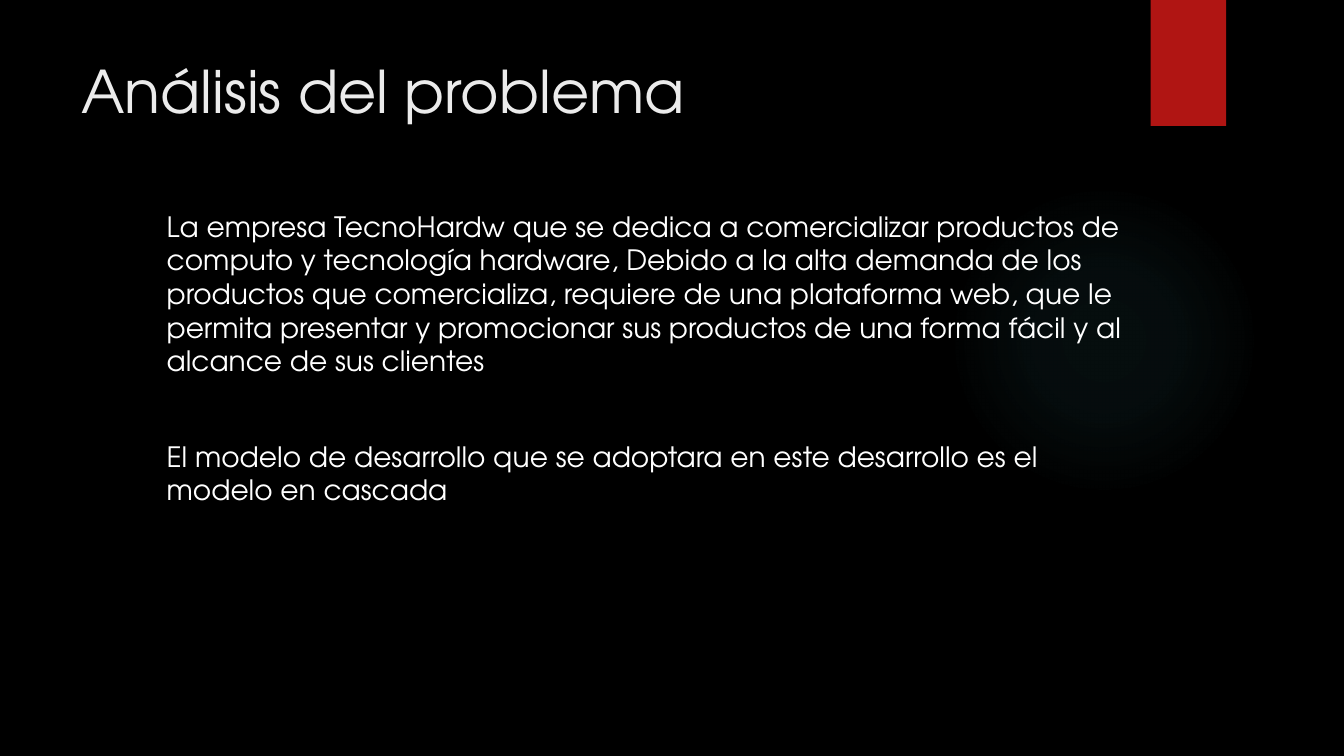
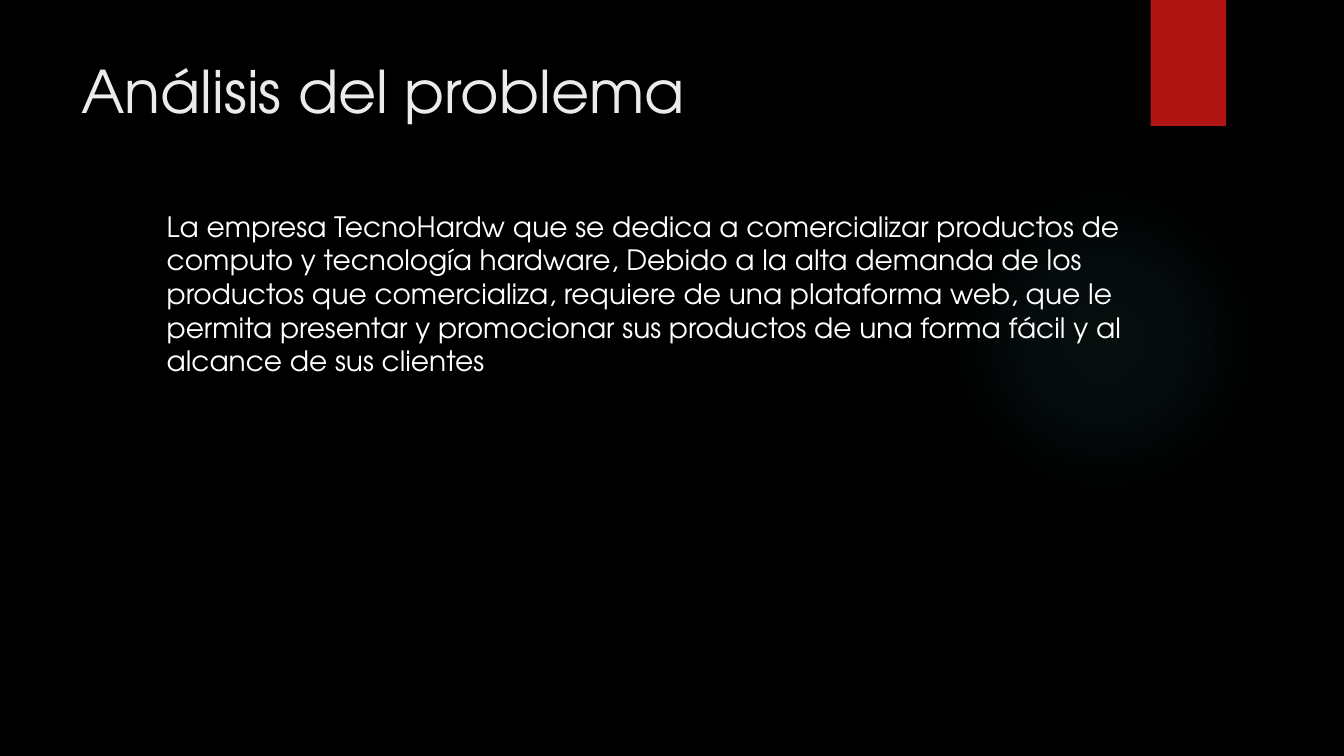
Before and after one commit to JairoVargasGonzalez/Tecno, a slide deck: slide 2 of ProjectoAplicacionesIIReparado/DocumentaciónYVideo/CICLO DE VIDA DEL SOFTWARE.pptx. Drawn at 1344x756 pixels with LibreOffice and Linux fonts; fonts in the diff are those of the drawing; background and template pictures are left out. Boxes give left, top, right and bottom in pixels: in the first picture for what was removed or moved away, otherwise in the second. Text is boxed around its words. In the diff, an @@ line names an element or a change of style, - is before the commit and + after.

```diff
--- a/ProjectoAplicacionesIIReparado/DocumentaciónYVideo/CICLO DE VIDA DEL SOFTWARE.pptx
+++ b/ProjectoAplicacionesIIReparado/DocumentaciónYVideo/CICLO DE VIDA DEL SOFTWARE.pptx
@@ text at bbox=[167, 446, 1038, 501]: paragraph removed @@
-El modelo de desarrollo que se adoptara en este desarrollo es el modelo en cascada
```
Also in this commit, not shown: 5 other slides changed, 6 slides added, 6 slides removed, 3 other files.
